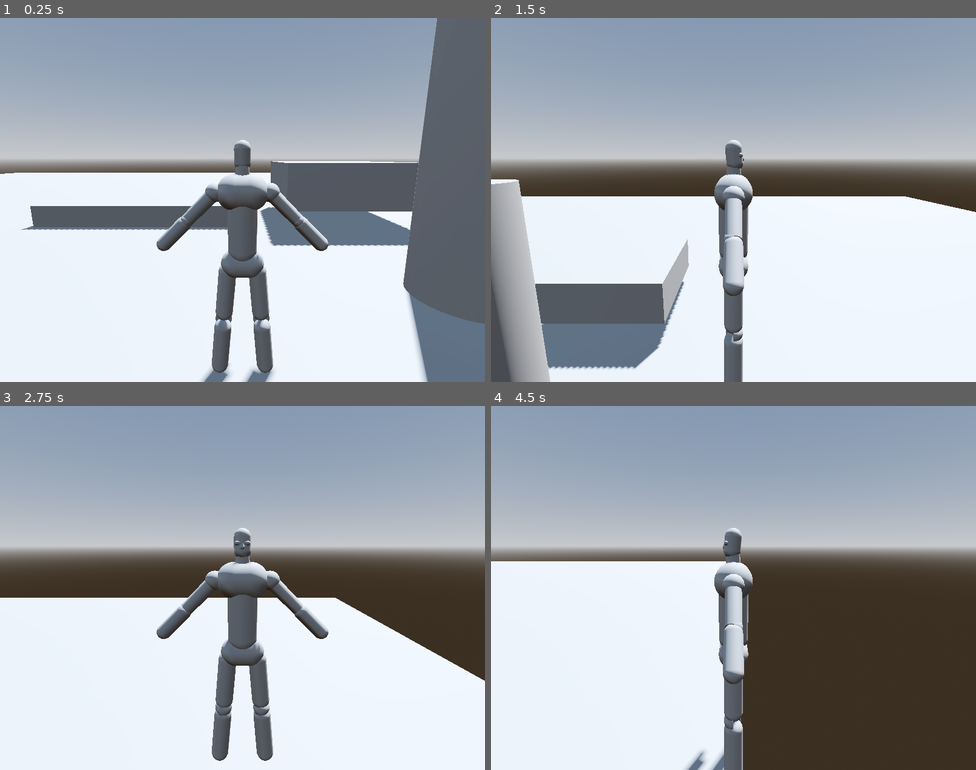
Above: before the commit, frames 1-4 (two rows, left to right).
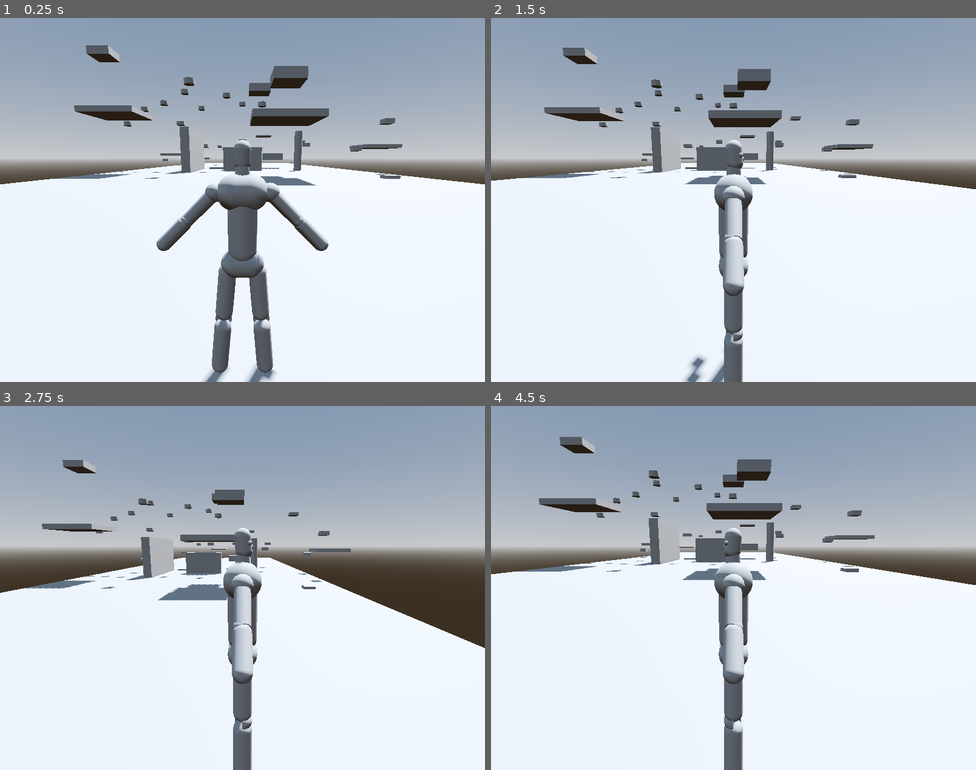
Above: after the commit, the same moments.

Repository: RobertJarrell/JumpStuff
Game: Godot game, scene res://Assets/Levels/Maps/Scenes/test_level.tscn
Two runs of this game, one before a commit and one after it. Both use one fixed random seed, a clock stepped at 60 frames per second and the inputs below. The project has no main scene, so this scene is started directly.
Inputs:
- Up to frame 1 (0.25 s): no input
- Up to frame 2 (1.5 s): tap Enter at 0.5 s; hold D (Right) 0.53-1.28 s; hold 1 (Action) 0.53-1.28 s; tap Space (Jump) at 0.77, 1.07 s; tap 2 (Interact) at 0.8, 1.35 s; hold S (Backward) from 1.28 s (still down)
- Up to frame 3 (2.75 s): tap Space (Jump) at 1.52, 1.55, 1.82 s; release S (Backward) at 2.03 s; hold D (Right) from 2.03 s (still down); hold Space (Jump) from 2.03 s (still down); tap 1 (Action) at 2.3 s
- Up to frame 4 (4.5 s): release D (Right) at 2.78 s; release Space (Jump) at 2.78 s; hold W (Forward) 2.78-3.53 s; tap 1 (Action) at 2.85 s; tap Space (Jump) at 3.02, 3.32, 3.77, 3.8, 4.07 s; tap 2 (Interact) at 3.05, 4.35 s; hold C (Crouch) 3.53-4.28 s; hold A (Left) from 3.53 s (still down)

The runs differ from the first frame. In frame 1, 26% of the frame differs, in the area x 0-100%, y 0-100%; in frame 2, 21%; in frame 3, 13%; in frame 4, 31%, in the area x 0-100%, y 8-100%.

Commit message:
added a debug tool

Diff:
--- a/Assets/Character/Player/Scenes/player_token.gd
+++ b/Assets/Character/Player/Scenes/player_token.gd
@@ -4,13 +4,30 @@
 @export var controller : CharacterBodyController
 @export var state : StateComponent
 
+var initial_position : Vector3
 
 @onready var visuals = $Visuals
 @onready var upper = $Upper
+@onready var color_rect = $Control/ColorRect
 
 func _ready():
 
+	initial_position = transform.origin
 	controller.facing.connect(face_toward)
+
+
+func _process(delta):
+
+	if transform.origin.y < -17:
+
+		color_rect.modulate.a = min((-17 - transform.origin.y)/ 15, 1)
+
+		if transform.origin.y < -40:
+			transform.origin = initial_position
+
+	else:
+		color_rect.modulate.a *= 1.0 * delta * 4
+
 
 
 func _physics_process(delta):
--- a/Assets/Character/Player/Scenes/player_token.tscn
+++ b/Assets/Character/Player/Scenes/player_token.tscn
@@ -8,6 +8,7 @@
 [ext_resource type="Script" path="res://Extention/Components/Move Components/jump_component.gd" id="6_s7c7c"]
 [ext_resource type="Script" path="res://Extention/Components/Move Components/tumble_component.gd" id="7_p6suv"]
 [ext_resource type="Script" path="res://Extention/Components/Move Components/climb_component.gd" id="8_bamyo"]
+[ext_resource type="PackedScene" uid="uid://dordbqu6fnddt" path="res://Assets/Character/Player/Scenes/debug_panel.tscn" id="9_k5aca"]
 
 [sub_resource type="CylinderShape3D" id="CylinderShape3D_c52qp"]
 height = 1.0
@@ -71,4 +72,24 @@
 state = NodePath("../StateComponent")
 controller = NodePath("../CharacterBodyController")
 
+[node name="Control" type="Control" parent="."]
+layout_mode = 3
+anchors_preset = 0
+offset_right = 40.0
+offset_bottom = 40.0
+
+[node name="ColorRect" type="ColorRect" parent="Control"]
+visible = false
+layout_mode = 0
+offset_right = 962.0
+offset_bottom = 719.0
+color = Color(0, 0, 0, 1)
+
+[node name="DebugPanel" parent="Control" instance=ExtResource("9_k5aca")]
+layout_mode = 1
+
+[node name="StateValues" parent="Control/DebugPanel/PanelContainer/MarginContainer/GridContainer" index="1" node_paths=PackedStringArray("state")]
+state = NodePath("../../../../../../StateComponent")
+
 [editable path="Visuals"]
+[editable path="Control/DebugPanel"]
--- a/Assets/Character/Player/Scenes/visuals.tscn
+++ b/Assets/Character/Player/Scenes/visuals.tscn
@@ -102,7 +102,7 @@
 transform = Transform3D(1, 0, 0, 0, 1, 0, 0, 0, 1, 0, 1.71532, 0)
 
 [node name="RayCast3D" type="RayCast3D" parent="RaySensorComponent/OverHeadRays"]
-target_position = Vector3(0, 1, -1)
+target_position = Vector3(0, 1, -1.5)
 
 [node name="PlatformRays" type="Node3D" parent="RaySensorComponent"]
 transform = Transform3D(1, 0, 0, 0, 1, 0, 0, 0, 1, 0, 2, -0.5)
--- a/Assets/Levels/Maps/Scenes/test_level.tscn
+++ b/Assets/Levels/Maps/Scenes/test_level.tscn
@@ -17,42 +17,6 @@
 tonemap_mode = 2
 glow_enabled = true
 
-[sub_resource type="BoxShape3D" id="BoxShape3D_hw61r"]
-size = Vector3(50, 1, 50)
-
-[sub_resource type="BoxMesh" id="BoxMesh_r01mg"]
-size = Vector3(50, 1, 50)
-
-[sub_resource type="BoxShape3D" id="BoxShape3D_ajh3j"]
-size = Vector3(5, 1, 5)
-
-[sub_resource type="BoxMesh" id="BoxMesh_w2wxd"]
-size = Vector3(5, 1, 5)
-
-[sub_resource type="BoxShape3D" id="BoxShape3D_wd6fp"]
-size = Vector3(3, 1, 3)
-
-[sub_resource type="BoxMesh" id="BoxMesh_o4nu7"]
-size = Vector3(3, 1, 3)
-
-[sub_resource type="BoxShape3D" id="BoxShape3D_u3mfm"]
-size = Vector3(5, 3, 1)
-
-[sub_resource type="BoxMesh" id="BoxMesh_h8uls"]
-size = Vector3(5, 3, 1)
-
-[sub_resource type="CylinderShape3D" id="CylinderShape3D_jep5m"]
-height = 4.0
-
-[sub_resource type="CylinderMesh" id="CylinderMesh_c0vpw"]
-height = 4.0
-
-[sub_resource type="BoxShape3D" id="BoxShape3D_ru8cr"]
-size = Vector3(1, 5, 20)
-
-[sub_resource type="BoxMesh" id="BoxMesh_h458t"]
-size = Vector3(1, 5, 20)
-
 [sub_resource type="CylinderShape3D" id="CylinderShape3D_v8ngv"]
 height = 1.0
 
@@ -67,59 +31,262 @@
 
 [node name="Map" type="Node3D" parent="."]
 
-[node name="Floor" type="StaticBody3D" parent="Map"]
+[node name="SmallPlatforms" type="Node3D" parent="Map"]
+
+[node name="SmallPlatform" type="CSGBox3D" parent="Map/SmallPlatforms"]
+transform = Transform3D(1, 0, 0, 0, 1, 0, 0, 0, 1, -2.41955, 0, -6.32562)
+use_collision = true
+size = Vector3(5, 0.5, 5)
+
+[node name="SmallPlatform2" type="CSGBox3D" parent="Map/SmallPlatforms"]
+transform = Transform3D(1, 0, 0, 0, 1, 0, 0, 0, 1, -16.4735, 2.43909, -26.7426)
+use_collision = true
+size = Vector3(5, 0.5, 5)
+
+[node name="SmallPlatform3" type="CSGBox3D" parent="Map/SmallPlatforms"]
+transform = Transform3D(1, 0, 0, 0, 1, 0, 0, 0, 1, 19.5483, 3.25733, -4.39958)
+use_collision = true
+size = Vector3(5, 0.5, 5)
+
+[node name="SmallPlatform4" type="CSGBox3D" parent="Map/SmallPlatforms"]
+transform = Transform3D(1, 0, 0, 0, 1, 0, 0, 0, 1, -12.1821, 5.87767, 7.37824)
+use_collision = true
+size = Vector3(5, 0.5, 5)
+
+[node name="SmallPlatform5" type="CSGBox3D" parent="Map/SmallPlatforms"]
+transform = Transform3D(1, 0, 0, 0, 1, 0, 0, 0, 1, 3.15894, 4.56457, 12.8837)
+use_collision = true
+size = Vector3(5, 0.5, 5)
+
+[node name="SmallPlatform6" type="CSGBox3D" parent="Map/SmallPlatforms"]
+transform = Transform3D(1, 0, 0, 0, 1, 0, 0, 0, 1, 7.27007, 9.09219, -53.5307)
+use_collision = true
+size = Vector3(5, 0.5, 5)
+
+[node name="SmallPlatform7" type="CSGBox3D" parent="Map/SmallPlatforms"]
+transform = Transform3D(1, 0, 0, 0, 1, 0, 0, 0, 1, -13.5615, 1.55354, -51.9285)
+use_collision = true
+size = Vector3(5, 0.5, 5)
+
+[node name="SmallPlatform8" type="CSGBox3D" parent="Map/SmallPlatforms"]
+transform = Transform3D(1, 0, 0, 0, 1, 0, 0, 0, 1, -2.41955, 2.92649, -48.6311)
+use_collision = true
+size = Vector3(5, 0.5, 5)
+
+[node name="LargePlatforms" type="Node3D" parent="Map"]
+
+[node name="LargePlatform" type="CSGBox3D" parent="Map/LargePlatforms"]
+transform = Transform3D(1, 0, 0, 0, 1, 0, 0, 0, 1, 4.78277, 1.82872, -7.34759)
+use_collision = true
+size = Vector3(3, 1, 3)
+
+[node name="LargePlatform2" type="CSGBox3D" parent="Map/LargePlatforms"]
+transform = Transform3D(1, 0, 0, 0, 1, 0, 0, 0, 1, 4.26807, 9.02912, 7.72849)
+use_collision = true
+size = Vector3(3, 1, 3)
+
+[node name="LargePlatform3" type="CSGBox3D" parent="Map/LargePlatforms"]
+transform = Transform3D(1, 0, 0, 0, 1, 0, 0, 0, 1, 2.43049, 11.2951, -4.806)
+use_collision = true
+size = Vector3(3, 1, 3)
+
+[node name="LargePlatform4" type="CSGBox3D" parent="Map/LargePlatforms"]
+transform = Transform3D(1, 0, 0, 0, 1, 0, 0, 0, 1, 48.3147, 14.3176, -4.806)
+use_collision = true
+size = Vector3(3, 1, 3)
+
+[node name="LargePlatform5" type="CSGBox3D" parent="Map/LargePlatforms"]
+transform = Transform3D(1, 0, 0, 0, 1, 0, 0, 0, 1, 23.7804, 15.1422, -53.466)
+use_collision = true
+size = Vector3(3, 1, 3)
+
+[node name="LargePlatform6" type="CSGBox3D" parent="Map/LargePlatforms"]
+transform = Transform3D(1, 0, 0, 0, 1, 0, 0, 0, 1, -13.2168, 5.75956, -51.8163)
+use_collision = true
+size = Vector3(3, 1, 3)
+
+[node name="LargePlatform7" type="CSGBox3D" parent="Map/LargePlatforms"]
+transform = Transform3D(1, 0, 0, 0, 1, 0, 0, 0, 1, -19.5544, 16.016, -4.806)
+use_collision = true
+size = Vector3(3, 1, 3)
+
+[node name="LargePlatform8" type="CSGBox3D" parent="Map/LargePlatforms"]
+transform = Transform3D(1, 0, 0, 0, 1, 0, 0, 0, 1, 2.43049, 5.03187, -77.2044)
+use_collision = true
+size = Vector3(3, 1, 3)
+
+[node name="SquareShapes" type="Node3D" parent="Map"]
+
+[node name="Square" type="CSGBox3D" parent="Map/SquareShapes"]
+transform = Transform3D(1, 0, 0, 0, 1, 0, 0, 0, 1, -13.6939, 1.27361, -11.5713)
+use_collision = true
+size = Vector3(1, 0.5, 1)
+
+[node name="Square2" type="CSGBox3D" parent="Map/SquareShapes"]
+transform = Transform3D(1, 0, 0, 0, 1, 0, 0, 0, 1, -5.36953, 4.3478, -26.1296)
+use_collision = true
+size = Vector3(1, 0.5, 1)
+
+[node name="Square3" type="CSGBox3D" parent="Map/SquareShapes"]
+transform = Transform3D(1, 0, 0, 0, 1, 0, 0, 0, 1, 14.8133, 2.76104, 0)
+use_collision = true
+size = Vector3(1, 0.5, 1)
+
+[node name="Square4" type="CSGBox3D" parent="Map/SquareShapes"]
+transform = Transform3D(1, 0, 0, 0, 1, 0, 0, 0, 1, 10.3295, 4.37544, -11.057)
+use_collision = true
+size = Vector3(1, 0.5, 1)
+
+[node name="Square5" type="CSGBox3D" parent="Map/SquareShapes"]
+transform = Transform3D(1, 0, 0, 0, 1, 0, 0, 0, 1, 9.12484, 3.49832, -3.48531)
+use_collision = true
+size = Vector3(1, 0.5, 1)
+
+[node name="Square6" type="CSGBox3D" parent="Map/SquareShapes"]
+transform = Transform3D(1, 0, 0, 0, 1, 0, 0, 0, 1, 0, 4.29803, -8.13144)
+use_collision = true
+size = Vector3(1, 0.5, 1)
+
+[node name="Square7" type="CSGBox3D" parent="Map/SquareShapes"]
+transform = Transform3D(1, 0, 0, 0, 1, 0, 0, 0, 1, -8.68387, 6.4337, -3.26315)
+use_collision = true
+size = Vector3(1, 0.5, 1)
+
+[node name="Square8" type="CSGBox3D" parent="Map/SquareShapes"]
+transform = Transform3D(1, 0, 0, 0, 1, 0, 0, 0, 1, 11.7586, 0, 12.7314)
+use_collision = true
+size = Vector3(1, 0.5, 1)
+
+[node name="Square9" type="CSGBox3D" parent="Map/SquareShapes"]
+transform = Transform3D(1, 0, 0, 0, 1, 0, 0, 0, 1, 15.3012, 5.41932, 5.53224)
+use_collision = true
+size = Vector3(1, 0.5, 1)
+
+[node name="Square10" type="CSGBox3D" parent="Map/SquareShapes"]
+transform = Transform3D(1, 0, 0, 0, 1, 0, 0, 0, 1, -9.19572, 6.73861, 26.2028)
+use_collision = true
+size = Vector3(1, 0.5, 1)
+
+[node name="Staircase" type="Node3D" parent="Map/SquareShapes"]
+transform = Transform3D(-1, 0, -8.74228e-08, 0, 1, 0, 8.74228e-08, 0, -1, 0, 0, -14.773)
+
+[node name="Square" type="CSGBox3D" parent="Map/SquareShapes/Staircase"]
+use_collision = true
+size = Vector3(1, 0.5, 1)
+
+[node name="Square2" type="CSGBox3D" parent="Map/SquareShapes/Staircase"]
+transform = Transform3D(1, 0, 0, 0, 1, 0, 0, 0, 1, 0, 0.25, 0.5)
+use_collision = true
+size = Vector3(1, 0.5, 1)
+
+[node name="Square3" type="CSGBox3D" parent="Map/SquareShapes/Staircase"]
+transform = Transform3D(1, 0, 0, 0, 1, 0, 0, 0, 1, 0, 0.5, 1)
+use_collision = true
+size = Vector3(1, 0.5, 1)
+
+[node name="Square4" type="CSGBox3D" parent="Map/SquareShapes/Staircase"]
+transform = Transform3D(1, 0, 0, 0, 1, 0, 0, 0, 1, 0, 0.75, 1.5)
+use_collision = true
+size = Vector3(1, 0.5, 1)
+
+[node name="Square5" type="CSGBox3D" parent="Map/SquareShapes/Staircase"]
+transform = Transform3D(1, 0, 0, 0, 1, 0, 0, 0, 1, 0, 1, 2)
+use_collision = true
+size = Vector3(1, 0.5, 1)
+
+[node name="Square6" type="CSGBox3D" parent="Map/SquareShapes/Staircase"]
+transform = Transform3D(1, 0, 0, 0, 1, 0, 0, 0, 1, 0, 1.25, 2.5)
+use_collision = true
+size = Vector3(1, 0.5, 1)
+
+[node name="Square7" type="CSGBox3D" parent="Map/SquareShapes/Staircase"]
+transform = Transform3D(1, 0, 0, 0, 1, 0, 0, 0, 1, 0, 1.5, 3)
+use_collision = true
+size = Vector3(1, 0.5, 1)
+
+[node name="Square8" type="CSGBox3D" parent="Map/SquareShapes/Staircase"]
+transform = Transform3D(1, 0, 0, 0, 1, 0, 0, 0, 1, 0, 1.75, 3.5)
+use_collision = true
+size = Vector3(1, 0.5, 1)
+
+[node name="DiscShapes" type="Node3D" parent="Map"]
+
+[node name="Disc" type="CSGCylinder3D" parent="Map/DiscShapes"]
+use_collision = true
+height = 0.5
+
+[node name="Disc2" type="CSGCylinder3D" parent="Map/DiscShapes"]
+transform = Transform3D(1, 0, 0, 0, 1, 0, 0, 0, 1, -14.6967, 5.93382, 0)
+use_collision = true
+height = 0.5
+
+[node name="Disc3" type="CSGCylinder3D" parent="Map/DiscShapes"]
+transform = Transform3D(1, 0, 0, 0, 1, 0, 0, 0, 1, -12.4274, 7.71987, 0)
+use_collision = true
+height = 0.5
+
+[node name="Disc4" type="CSGCylinder3D" parent="Map/DiscShapes"]
+transform = Transform3D(1, 0, 0, 0, 1, 0, 0, 0, 1, -9.92316, 8.46115, 0)
+use_collision = true
+height = 0.5
+
+[node name="Disc5" type="CSGCylinder3D" parent="Map/DiscShapes"]
+transform = Transform3D(1, 0, 0, 0, 1, 0, 0, 0, 1, -7.22948, 9.79576, 0)
+use_collision = true
+height = 0.5
+
+[node name="Disc6" type="CSGCylinder3D" parent="Map/DiscShapes"]
+transform = Transform3D(1, 0, 0, 0, 1, 0, 0, 0, 1, -5.9788, 8.79385, -4.86391)
+use_collision = true
+height = 0.5
+
+[node name="Disc7" type="CSGCylinder3D" parent="Map/DiscShapes"]
+transform = Transform3D(1, 0, 0, 0, 1, 0, 0, 0, 1, -4.89772, 8.51564, 8.35408)
+use_collision = true
+height = 0.5
+
+[node name="Disc8" type="CSGCylinder3D" parent="Map/DiscShapes"]
+transform = Transform3D(1, 0, 0, 0, 1, 0, 0, 0, 1, -1.98133, 9.36585, 0)
+use_collision = true
+height = 0.5
+
+[node name="Disc9" type="CSGCylinder3D" parent="Map/DiscShapes"]
+transform = Transform3D(1, 0, 0, 0, 1, 0, 0, 0, 1, 0, 9.68503, -6.40252)
+use_collision = true
+height = 0.5
+
+[node name="Disc10" type="CSGCylinder3D" parent="Map/DiscShapes"]
+transform = Transform3D(1, 0, 0, 0, 1, 0, 0, 0, 1, 2.37557, 7.91521, 1.80031)
+use_collision = true
+height = 0.5
+
+[node name="Floors" type="Node3D" parent="Map"]
+
+[node name="CSGBox3D" type="CSGBox3D" parent="Map/Floors"]
 transform = Transform3D(1, 0, 0, 0, 1, 0, 0, 0, 1, 0, -0.5, 0)
-
-[node name="CollisionShape3D" type="CollisionShape3D" parent="Map/Floor"]
-shape = SubResource("BoxShape3D_hw61r")
-
-[node name="MeshInstance3D" type="MeshInstance3D" parent="Map/Floor"]
-mesh = SubResource("BoxMesh_r01mg")
-
-[node name="MidPlatform" type="StaticBody3D" parent="Map"]
-transform = Transform3D(1, 0, 0, 0, 1, 0, 0, 0, 1, -2.41955, 0, -6.32562)
-
-[node name="CollisionShape3D" type="CollisionShape3D" parent="Map/MidPlatform"]
-shape = SubResource("BoxShape3D_ajh3j")
-
-[node name="MeshInstance3D" type="MeshInstance3D" parent="Map/MidPlatform"]
-mesh = SubResource("BoxMesh_w2wxd")
-
-[node name="HighPlatform" type="StaticBody3D" parent="Map"]
-transform = Transform3D(1, 0, 0, 0, 1, 0, 0, 0, 1, 2.43049, 1, -4.806)
-
-[node name="CollisionShape3D" type="CollisionShape3D" parent="Map/HighPlatform"]
-shape = SubResource("BoxShape3D_wd6fp")
-
-[node name="MeshInstance3D" type="MeshInstance3D" parent="Map/HighPlatform"]
-mesh = SubResource("BoxMesh_o4nu7")
-
-[node name="Wall" type="StaticBody3D" parent="Map"]
-transform = Transform3D(1, 0, 0, 0, 1, 0, 0, 0, 1, 2.5, 1.5, 2)
-
-[node name="CollisionShape3D" type="CollisionShape3D" parent="Map/Wall"]
-shape = SubResource("BoxShape3D_u3mfm")
-
-[node name="MeshInstance3D" type="MeshInstance3D" parent="Map/Wall"]
-mesh = SubResource("BoxMesh_h8uls")
-
-[node name="Pillar" type="StaticBody3D" parent="Map"]
-transform = Transform3D(1, 0, 0, 0, 1, 0, 0, 0, 1, 2.5, 2, -1)
-
-[node name="CollisionShape3D" type="CollisionShape3D" parent="Map/Pillar"]
-shape = SubResource("CylinderShape3D_jep5m")
-
-[node name="MeshInstance3D" type="MeshInstance3D" parent="Map/Pillar"]
-mesh = SubResource("CylinderMesh_c0vpw")
-
-[node name="LongWall" type="StaticBody3D" parent="Map"]
-transform = Transform3D(1, 0, 0, 0, 1, 0, 0, 0, 1, -20, 2.5, 0)
-
-[node name="CollisionShape3D" type="CollisionShape3D" parent="Map/LongWall"]
-shape = SubResource("BoxShape3D_ru8cr")
-
-[node name="MeshInstance3D" type="MeshInstance3D" parent="Map/LongWall"]
-mesh = SubResource("BoxMesh_h458t")
+use_collision = true
+size = Vector3(30, 1, 100)
+
+[node name="LongWalls" type="Node3D" parent="Map"]
+
+[node name="CSGBox3D" type="CSGBox3D" parent="Map/LongWalls"]
+transform = Transform3D(1, 0, 0, 0, 1, 0, 0, 0, 1, -6.317, 2.5, 0)
+use_collision = true
+size = Vector3(1, 5, 10)
+
+[node name="Pillars" type="Node3D" parent="Map"]
+
+[node name="CSGCylinder3D" type="CSGCylinder3D" parent="Map/Pillars"]
+transform = Transform3D(1, 0, 0, 0, 1, 0, 0, 0, 1, 7.25279, 2.5, 0)
+use_collision = true
+height = 5.0
+
+[node name="Walls" type="Node3D" parent="Map"]
+
+[node name="CSGBox3D" type="CSGBox3D" parent="Map/Walls"]
+transform = Transform3D(1, 0, 0, 0, 1, 0, 0, 0, 1, 0, 1.5, 0)
+use_collision = true
+size = Vector3(5, 3, 1)
 
 [node name="LevelManager" type="Node3D" parent="."]
 script = ExtResource("1_xnhhq")
@@ -132,5 +299,6 @@
 shape = SubResource("CylinderShape3D_v8ngv")
 
 [node name="PlayerToken" parent="." instance=ExtResource("3_61nvu")]
+transform = Transform3D(1, 0, 0, 0, 1, 0, 0, 0, 1, 0, 0, 30.1155)
 
 [connection signal="body_entered" from="FinishPoint" to="FinishPoint" method="_on_body_entered"]
--- a/Extention/Components/Move Components/characterbody_controller.gd
+++ b/Extention/Components/Move Components/characterbody_controller.gd
@@ -29,13 +29,17 @@
 	if Input.is_action_just_pressed("Jump"):
 		jump.emit()
 
-	if Input.is_action_pressed("Action"):
+	if Input.is_action_just_pressed("Action"):
 		action.emit(direction)
 
 	if state.grounded:
 		if state.bounceTime > 0:
 			jump.emit()
 		else:
+
+			if Input.is_action_pressed("Action") && !state.sprinting && !state.dashing:
+				state.sprinting = true
+
 			move.emit(direction, delta)
 
 		facing.emit(direction)
@@ -45,8 +49,8 @@
 		if !state.climbing && !state.clinging && !state.dashing:
 			apply_gravity.emit(delta)
 
-	if !Input.is_action_pressed("Action"):
+	if !Input.is_action_pressed("Action") && state.sprinting:
 		state.sprinting = false
 
-	if direction:
+	if direction && !state.clinging:
 		state.last_direction = direction
--- a/Extention/Components/Move Components/climb_component.gd
+++ b/Extention/Components/Move Components/climb_component.gd
@@ -15,11 +15,11 @@
 var bar_detected : bool = false
 var step_height : float = 0.25
 var short_distance : float = 0.3
-var hop_height : float = 0.5
+var hop_height : float = 0.8
 var mid_distance : float = 0.5
-var high_hop_height : float = 0.8
-var vault_height : float = 1.2
-var climb_height : float = 1.85
+var high_hop_height : float = 1.25
+var vault_height : float = 1.7
+var climb_height : float = 2.0
 var long_distance : float = 0.75
 var quick_time : float = 0.1
 var mid_time : float = 0.2
@@ -29,7 +29,7 @@
 func _ready():
 
 	controller.action.connect(handle_active_vaulting.unbind(1))
-	controller.current_direction.connect(drop.unbind(1))
+	controller.current_direction.connect(drop)
 
 
 func _physics_process(_delta):
@@ -69,7 +69,7 @@
 
 func _air_evaluation():
 	if !sensor.overhead_collision_detected && !state.climbing:
-		if sensor.head_collision_detected and !sensor.chest_collision_detected:
+		if sensor.head_collision_detected:
 			bar_detected = true
 		elif sensor.chest_collision_detected:
 			ledge_detected = true
@@ -90,16 +90,22 @@
 
 	else:
 		if ledge_detected:
-			print("vaulting")
-			_reposition_tween(vault_height, long_distance, mid_time, mid_time)
+			_reposition_tween(vault_height, long_distance, mid_time, mid_time, sensor.get_normal(sensor.chest_rays))
 
-		if bar_detected:
-
-			_cling()
+		if !state.dashing:
+			if bar_detected and Input.is_action_pressed("Interact"):
+				_cling()
 
 
 
-func _reposition_tween(height, distance, v_time, h_time):
+func _reposition_tween(height : float, distance : float, v_time : float, h_time : float, forward_direction = state.last_direction):
+	var face_direction : Vector3 = Vector3.FORWARD
+	if forward_direction != state.last_direction:
+		face_direction = -forward_direction
+		controller.facing.emit(face_direction)
+		model.velocity = face_direction
+	else:
+		face_direction = state.last_direction
 
 	model.velocity = Vector3.ZERO
 	if state.dashing:
@@ -113,7 +119,7 @@
 
 	await vm_tween.finished
 
-	var forward_movement = model.global_transform.origin + (state.last_direction * distance)
+	var forward_movement = model.global_transform.origin + (face_direction * distance)
 
 	var fm_tween = get_tree().create_tween().set_trans(Tween.TRANS_LINEAR)
 
@@ -124,37 +130,44 @@
 
 func _cling():
 
+	state.last_direction = -sensor.get_normal(sensor.head_rays)
+	model.velocity = state.last_direction
+	controller.facing.emit(state.last_direction)
 	model.velocity = Vector3.ZERO
 	if state.dashing:
 		state.dashing = false
 	state.clinging = true
+	state.grounded = false
 
 
-func drop(current_direction : Vector3):
+func drop(current_direction : Vector3, delta : float):
 
-	if state.clinging and current_direction == Vector3(0, 0, -1):
-		bar_detected = false
-		model.velocity = Vector3.DOWN
+	if state.clinging and Input.is_action_pressed("Backward"):
 		state.clinging = false
+		state.climbing = false
+		controller.apply_gravity.emit(delta)
+
 
 
 
 func handle_active_vaulting():
 	if state.grounded:
 		if high_obstacle_detected:
-			_reposition_tween(high_hop_height, mid_distance, mid_time, mid_time)
+			_reposition_tween(high_hop_height, mid_distance, mid_time, mid_time, sensor.get_normal(sensor.waist_rays))
 
 		if low_wall_detected:
-			_reposition_tween(vault_height, long_distance, mid_time, mid_time)
+			_reposition_tween(vault_height, long_distance, mid_time, mid_time, sensor.get_normal(sensor.chest_rays))
 
 		if wall_ledge_detected:
-			_reposition_tween(climb_height, long_distance, slow_time, mid_time)
+			_reposition_tween(climb_height, long_distance, slow_time, mid_time, sensor.get_normal(sensor.head_rays))
 
 
 	else:
 		if state.clinging:
-			sensor.check_collision(sensor.platform_rays)
+			sensor.platform_collision_detected = sensor.check_collision(sensor.platform_rays)
+
 			if sensor.platform_collision_detected:
 				_reposition_tween(climb_height, long_distance, slow_time, mid_time)
 				bar_detected = false
 				state.clinging = false
+				sensor.platform_collision_detected = false
--- a/Extention/Components/Move Components/jump_component.gd
+++ b/Extention/Components/Move Components/jump_component.gd
@@ -1,7 +1,7 @@
 class_name JumpComponent
 extends Node
 
-const hangtimeRESET : float = 0.6
+const hangtimeRESET : float = 0.4
 
 @export var model : CharacterBody3D
 @export var state : StateComponent
@@ -49,8 +49,10 @@
 
 	else:
 		var push_force = jump_strength * 0.5
-		var jump_direction : Vector3 = Vector3(normal.x * push_force, jump_strength, normal.z * push_force)
+		var jump_direction : Vector3 = Vector3(normal.x * push_force, jump_strength , normal.z * push_force)
 		model.velocity = jump_direction
+		state.last_direction = normal
+		controller.facing.emit(normal)
 		hangtime = hangtimeRESET
 
 
@@ -59,9 +61,6 @@
 func _gravity(delta : float, gravity_modifier : float = 1):
 
 		model.velocity.y += -gravity * delta * gravity_modifier
-		hangtime = 0.0
-
-
 
 
 func handle_jumping():
@@ -85,7 +84,7 @@
 
 func handle_gravity(delta):
 	var weight : float = 3.0
-	if model.velocity.y < fall_off||model.velocity.y > 0 and not Input.is_action_pressed("Jump")||hangtime <= 0.0:
+	if model.velocity.y < fall_off||model.velocity.y > 0 and not Input.is_action_pressed("Jump")||hangtime < 0.0:
 		if hangtime > hangtimeRESET * 0.5 || !has_jumped:
 			_gravity(delta)
 		else:
--- a/Extention/Components/Move Components/move_component.gd
+++ b/Extention/Components/Move Components/move_component.gd
@@ -37,15 +37,24 @@
 
 	last_direction = direction
 
+func _air_move(direction : Vector3):
+	var speed = base_speed * air_modifier
+
+	model.velocity.x = direction.x * speed
+	model.velocity.z = direction.z * speed
+
+	last_direction = direction
+
 
 func handle_move(current_direction : Vector3, delta : float):
 	var speed : float
 	if !state.dashing && !state.clinging && !state.climbing:
-		if state.sprinting:
+
+		if state.crouched:
+			speed = base_speed * crouch_modifier
+
+		elif state.sprinting:
 			speed = base_speed * sprint_modifier
-
-		elif state.crouched:
-			speed = base_speed * crouch_modifier
 
 		else:
 			speed = base_speed
@@ -55,7 +64,6 @@
 
 
 func confirm_direction(current_direction : Vector3, delta : float):
-	if !state.grounded and !state.clinging  and !state.climbing:
+	if !state.grounded and !state.clinging  and !state.climbing and !state.dashing:
 		if current_direction != last_direction && current_direction != Vector3.ZERO:
-			var speed = base_speed * air_modifier
-			_move(current_direction, speed, delta)
+			_air_move(current_direction)
--- a/Extention/Components/Move Components/tumble_component.gd
+++ b/Extention/Components/Move Components/tumble_component.gd
@@ -54,6 +54,9 @@
 
 	state.dashing = true
 	can_dash = false
+	if air_dashing:
+		direction.x * 0.5
+		direction.z * 0.5
 	model.velocity = direction * dash_speed * modifier
 
 
@@ -93,14 +96,14 @@
 				dash_direction = wall_normal + dash_direction
 
 				if dash_direction == Vector3(2,0,0) || dash_direction == Vector3(-2,0,0) || dash_direction == Vector3(0,0,2) || dash_direction == Vector3(0,0,-2):
-					dash_direction += Vector3.UP
+					dash_direction = (Vector3.UP + dash_direction).normalized()
 				isdashing = true
 
 
 			else:
 				if Input.is_action_pressed("Jump"):
 					air_dashing = true
-					dash_direction = current_direction + Vector3.UP
+					dash_direction = (current_direction + Vector3.UP).normalized()
 
 				else:
 					isdashing = true
@@ -117,6 +120,3 @@
 			_dash_movement(dash_direction, air_modifier)
 		elif isdashing:
 			_dash_movement(dash_direction)
-
-	if !state.dashing and state.grounded:
-		state.sprinting = true
--- a/Extention/Components/ray_sensor_component.gd
+++ b/Extention/Components/ray_sensor_component.gd
@@ -23,10 +23,6 @@
 @onready var platform_rays = $PlatformRays
 
 
-# Called when the node enters the scene tree for the first time.
-func _ready():
-	pass # Replace with function body.
-
 
 # Called every frame. 'delta' is the elapsed time since the previous frame.
 func _physics_process(_delta):
@@ -41,6 +37,7 @@
 	right_collision_detected = check_collision(right_rays)
 
 
+#set collision detect variables
 func check_collision(ray_array : Node3D) -> bool:
 	var detected :bool = false
 	for child in ray_array.get_children():
@@ -50,3 +47,14 @@
 			return detected
 
 	return detected
+
+
+#Query for a collision normal
+func get_normal(ray_array : Node3D) -> Vector3:
+	var surface_normal : Vector3 = Vector3.ZERO
+	for child in ray_array.get_children():
+		var ray = child as RayCast3D
+		if ray.is_colliding():
+			surface_normal = ray.get_collision_normal()
+			return surface_normal
+	return surface_normal
Not shown: 1 places in Assets/Character/Player/Scenes/player_token.tscn that only renumber resources
Not shown: 1 places in Assets/Levels/Maps/Scenes/test_level.tscn that only renumber resources
